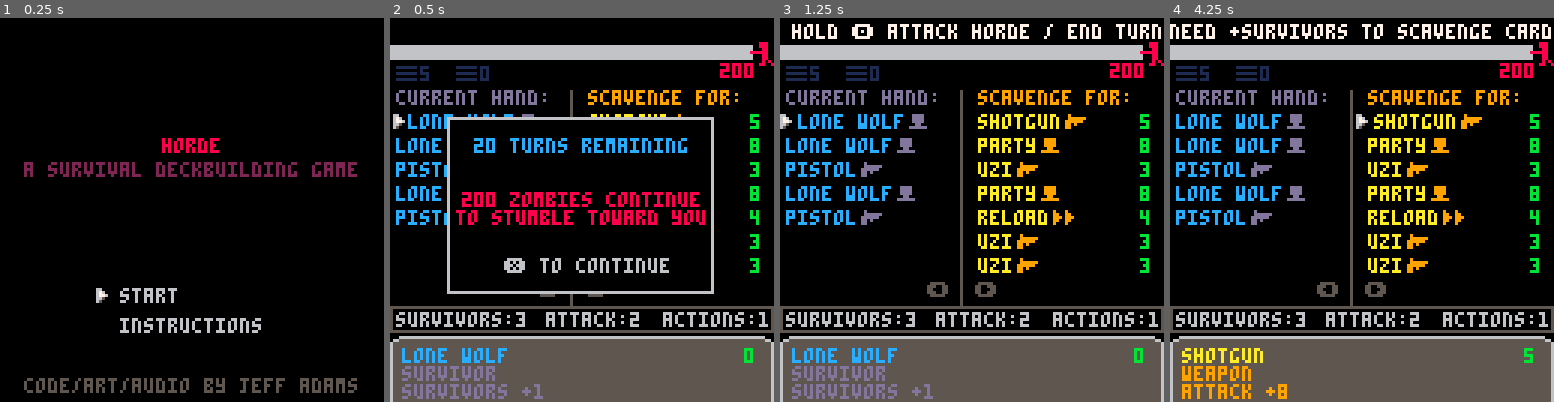
Above: before the commit, frames 1-4 (left to right).
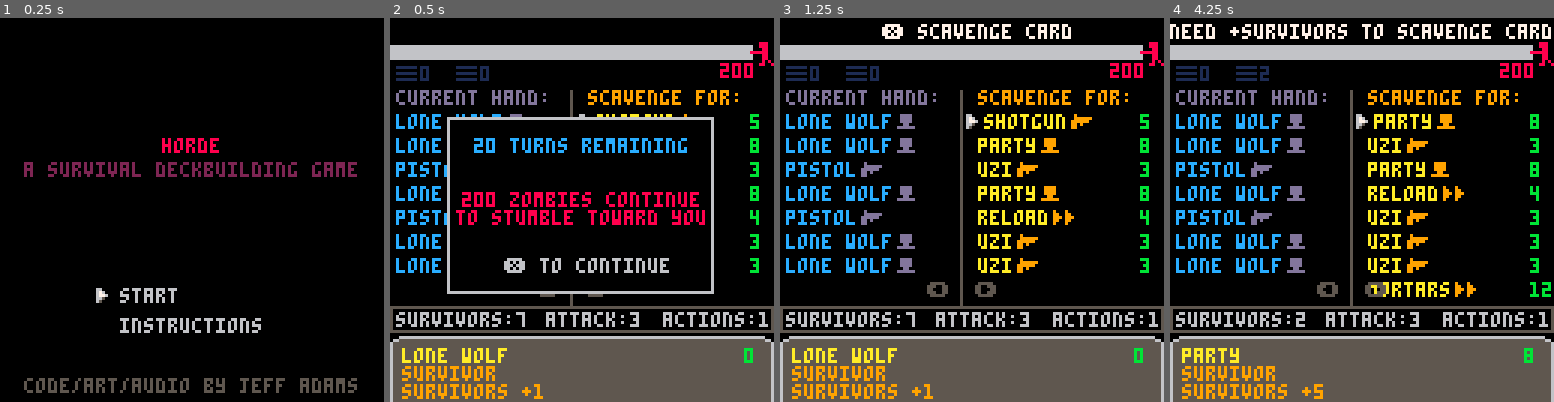
Above: after the commit, the same moments.

Repository: jeff-adams/pico8
Game: PICO-8 cartridge dev/zombie.p8
Same seed, same stepped clock (60 frames per second), same inputs: the game is played once before the commit and once after it.
Inputs:
- Up to frame 1 (0.25 s): no input
- Up to frame 2 (0.5 s): tap X (X key) at 0.33 s
- Up to frame 3 (1.25 s): tap O (Z key) at 0.7 s; tap X (X key) at 1.07 s
- Up to frame 4 (4.25 s): hold Right 1.6-2.1 s; tap O (Z key) every 0.4 s from 1.7 to 4.1 s; tap X (X key) at 1.85, 2.97, 4.08 s; hold Up 2.15-2.42 s; hold Right 2.47-3.03 s; hold Left 3.08-3.58 s; hold Down 3.63-3.97 s; hold Right from 4.02 s (still down)

Frame 1 is identical in both runs. In frame 2, 2.6% of the frame differs, in the area x 0-78%, y 13-100%; in frame 3, 5.8%, in the area x 0-100%, y 1-100%; in frame 4, 5.1%.

Commit message:
Update zombie

Diff:
--- a/dev/zombie.p8
+++ b/dev/zombie.p8
@@ -5,10 +5,12 @@
 --by jeff adams
 
 --todo
---hand navigation going up
+--hand navigation going up???
+--sfx for attacking
+--hard mode with events?
+--dpad support?
 --balance cards
---sfx/music
---graphics for cards
+--music
 --animate ui
 
 function _init()
@@ -215,8 +217,8 @@
 	surv=0
 	hand={}
 	current.card={}
-	draw_cards(5)
-	current.cards=hand
+	draw_cards(10)
+	current.cards=scavenge
 	is_player_turn=true
 end
 -->8
